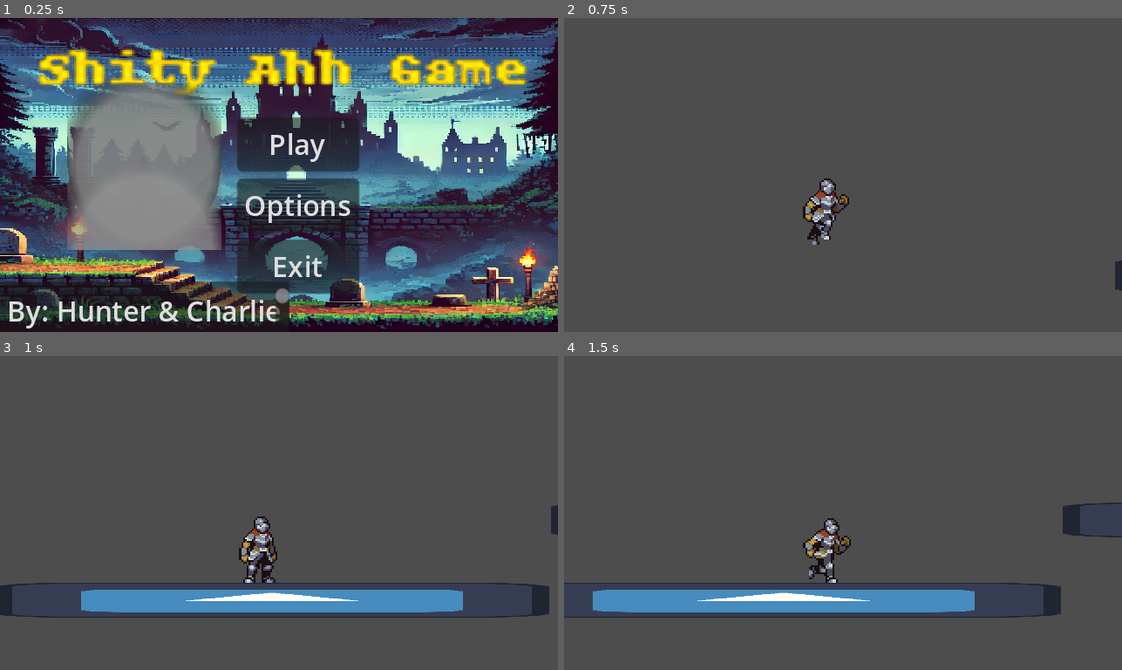
Above: before the commit, frames 1-4 (two rows, left to right).
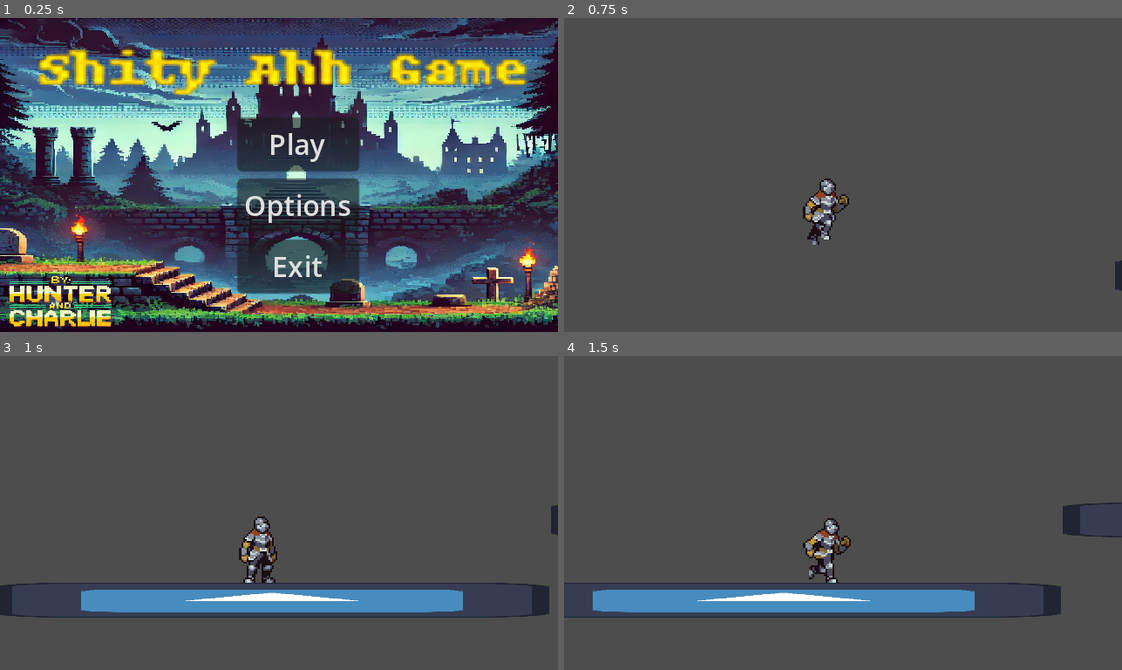
Above: after the commit, the same moments.

Repository: HunterB88/godot-4-platformer
Game: Godot game, scene res://scenes/menu.tscn
Same seed, same stepped clock (60 frames per second), same inputs: the game is played once before the commit and once after it. The engine's default icon, where the game draws it, is replaced by a stand-in: a white triangle on a blue panel in a dark square.
Inputs (mouse positions are in pixels of both pictures, inside the frame that each line leads up to):
- Up to frame 1 (0.25 s): no input
- Up to frame 2 (0.75 s): click "Play" at 0.5 s
- Up to frame 3 (1 s): no input
- Up to frame 4 (1.5 s): move the mouse to (965, 497) at 1.27 s; hold D (right) from 1.28 s (still down); click (965, 497) at 1.35 s

The runs differ from the first frame. In frame 1, 19% of the frame differs, in the area x 0-52%, y 20-99%; in frame 2, nothing differs; in frame 3, nothing differs; in frame 4, nothing differs.

Commit message:
added by hunter and charlie

Diff:
--- a/scenes/menu.tscn
+++ b/scenes/menu.tscn
@@ -1,8 +1,9 @@
-[gd_scene load_steps=4 format=3 uid="uid://cjtrhbt6anvjm"]
+[gd_scene load_steps=5 format=3 uid="uid://cjtrhbt6anvjm"]
 
 [ext_resource type="Script" path="res://scenes/menu.gd" id="1_qrt3h"]
 [ext_resource type="Texture2D" uid="uid://b1j4boktrxmie" path="res://art/backround.webp" id="2_d7utn"]
 [ext_resource type="Texture2D" uid="uid://dxxnixkm4f806" path="res://art/title.png" id="3_j58d4"]
+[ext_resource type="Texture2D" uid="uid://bvfnntsepgo2f" path="res://art/by hunter and charlie.png" id="4_6hhh8"]
 
 [node name="menu" type="Control"]
 layout_mode = 3
@@ -49,20 +50,10 @@
 scale = Vector2(0.803342, 0.672043)
 texture = ExtResource("3_j58d4")
 
-[node name="TextEdit" type="TextEdit" parent="."]
-layout_mode = 0
-offset_left = -127.0
-offset_top = 114.0
-offset_right = 39.0
-offset_bottom = 148.0
-text = "By: Hunter & Charlie"
-
-[node name="TextEdit2" type="TextEdit" parent="."]
-layout_mode = 0
-offset_right = 8.0
-offset_bottom = 8.0
-scale = Vector2(-11.0509, 12.0034)
-text = "Hello "
+[node name="ByHunterAndCharlie" type="Sprite2D" parent="."]
+position = Vector2(-92, 125)
+scale = Vector2(0.10623, 0.0766331)
+texture = ExtResource("4_6hhh8")
 
 [connection signal="pressed" from="MarginContainer/VBoxContainer/play" to="." method="_on_play_pressed"]
 [connection signal="pressed" from="MarginContainer/VBoxContainer/options" to="." method="_on_options_pressed"]
Binary file added: art/by hunter and charlie.png
Not shown, added: art/by hunter and charlie.png.import
